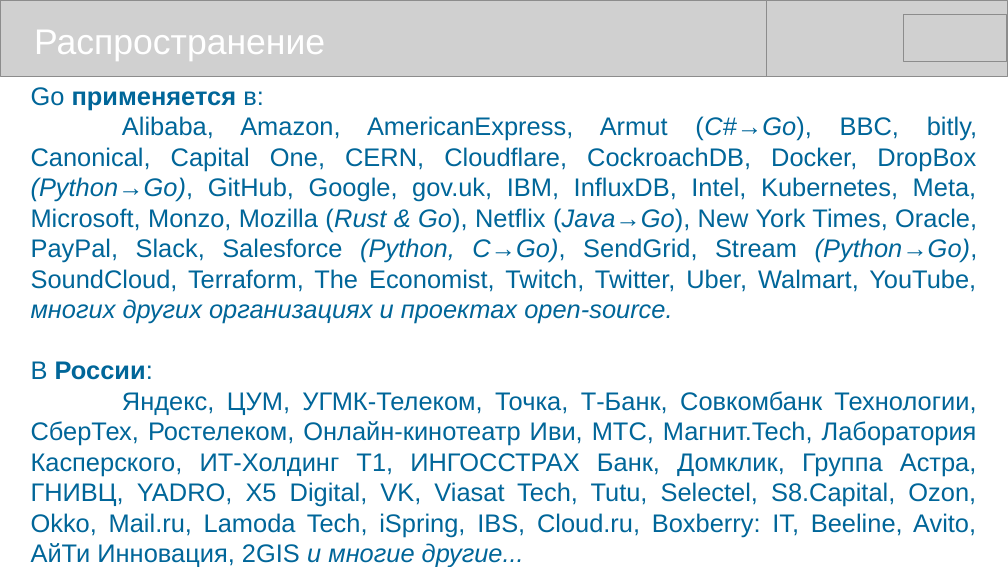
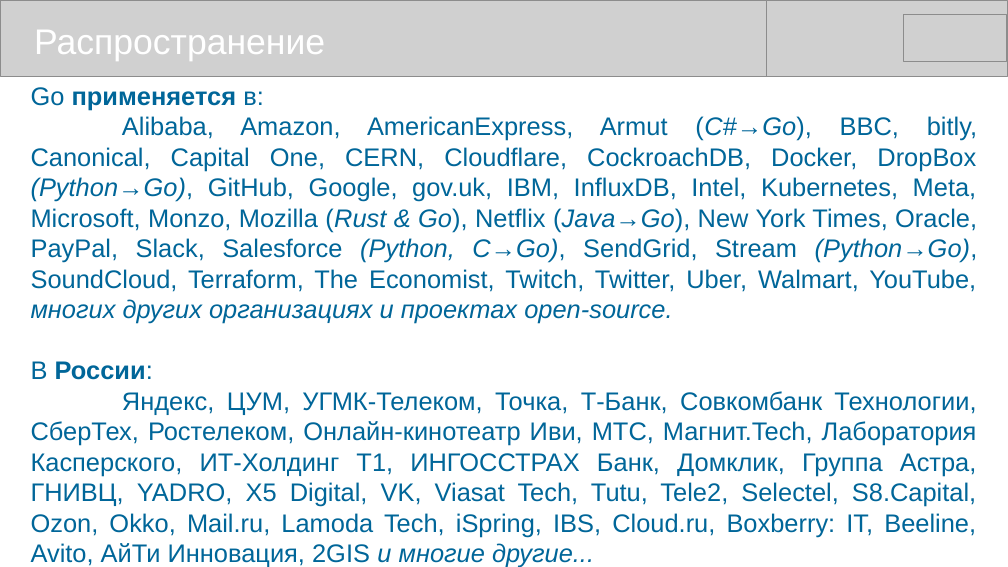
Before and after one commit to mike-shock/Go_language, a slide deck: slide 5 of Go_Review.odp. Drawn at 1008x567 pixels with LibreOffice and Linux fonts; fonts in the diff are those of the drawing; grey boxes stand for pictures. Boxes give left, top, right and bottom in pixels: in the first picture for what was removed or moved away, otherwise in the second. Text is boxed around its words. In the diff, an @@ line names an element or a change of style, - is before the commit and + after.

```diff
--- a/Go_Review.odp
+++ b/Go_Review.odp
@@ text at box(31, 391, 977, 567): text changed @@
-Яндекс, ЦУМ, УГМК-Телеком, Точка, Т-Банк, Совкомбанк Технологии, СберТех, Ростелеком, Онлайн-кинотеатр Иви, МТС, Магнит.Tech, Лаборатория Касперского, ИТ-Холдинг Т1, ИНГОССТРАХ Банк, Домклик, Группа Астра, ГНИВЦ, YADRO, X5 Digital, VK, Viasat Tech, Tutu, Selectel, S8.Capital, Ozon, Okko, Mail.ru, Lamoda Tech, iSpring, IBS, Cloud.ru, Boxberry: IT, Beeline, Avito, АйТи Инновация, 2GIS и многие другие...
+Яндекс, ЦУМ, УГМК-Телеком, Точка, Т-Банк, Совкомбанк Технологии, СберТех, Ростелеком, Онлайн-кинотеатр Иви, МТС, Магнит.Tech, Лаборатория Касперского, ИТ-Холдинг Т1, ИНГОССТРАХ Банк, Домклик, Группа Астра, ГНИВЦ, YADRO, X5 Digital, VK, Viasat Tech, Tutu, Tele2, Selectel, S8.Capital, Ozon, Okko, Mail.ru, Lamoda Tech, iSpring, IBS, Cloud.ru, Boxberry: IT, Beeline, Avito, АйТи Инновация, 2GIS и многие другие...
```
Also in this commit, not shown: 2 other slides changed, 1 slide added, 1 slide removed, 1 other file.
